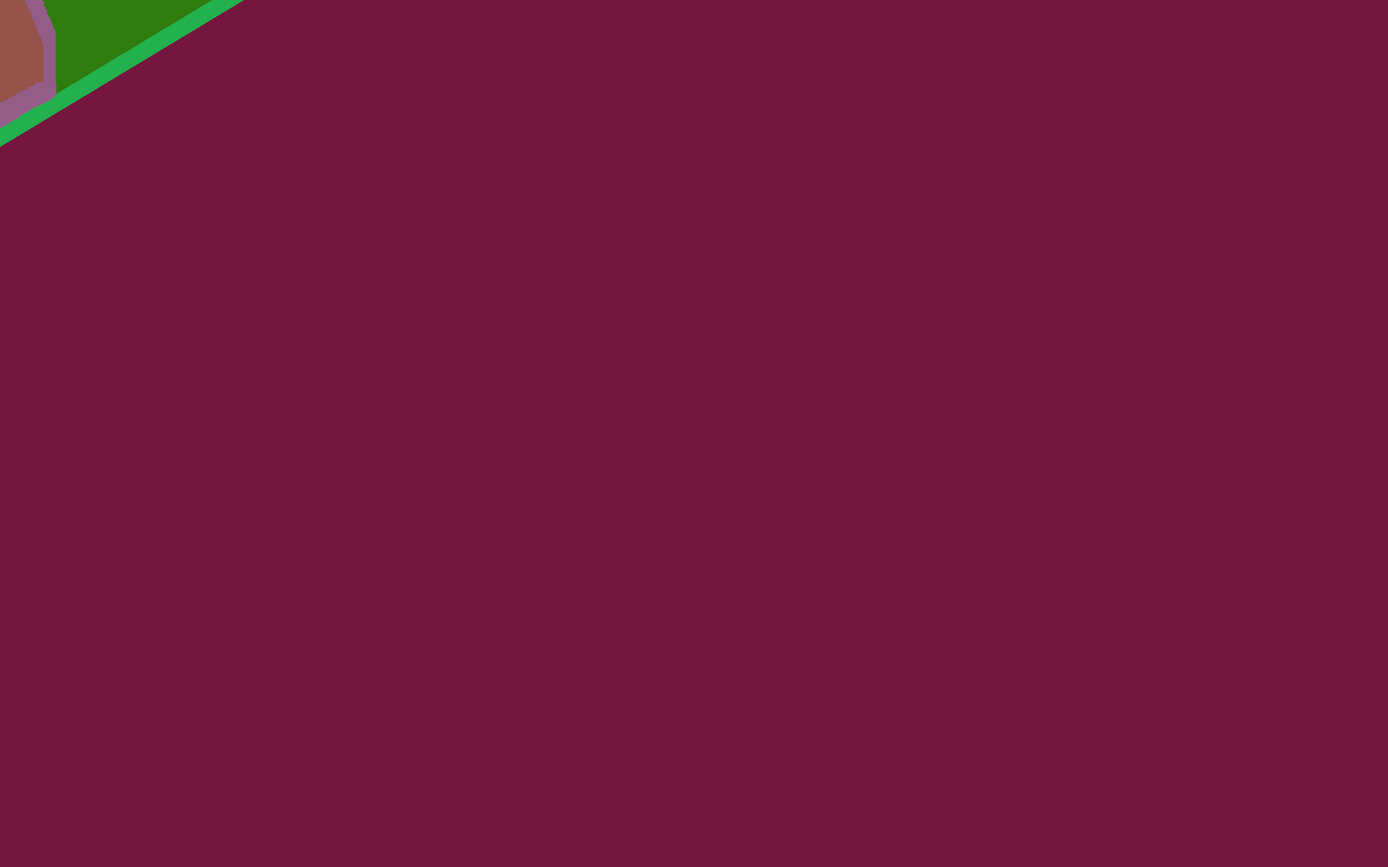
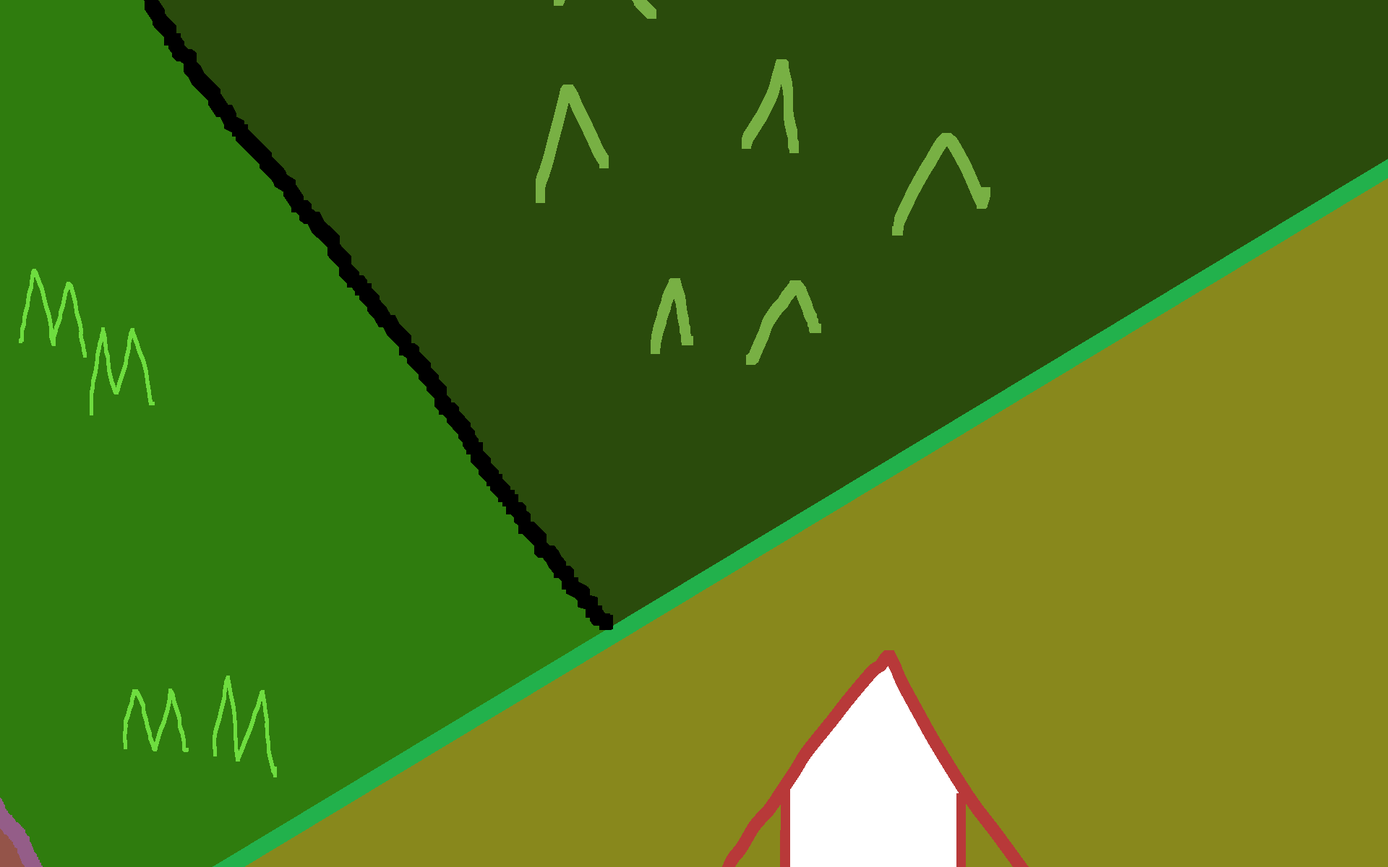
Layer changes from the first 1388x867 image to the second:
painted on "貼り付けられたレイヤー" over (0, 0, 1388, 867)
added layer "フィールド11.bmp" over (0, 0, 1388, 867)
